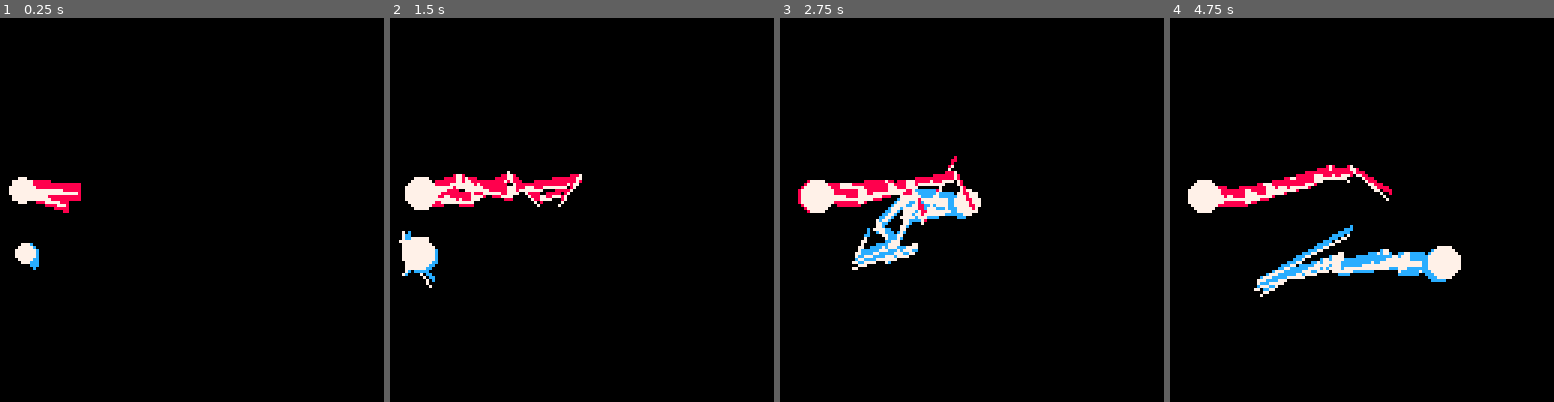
Above: before the commit, frames 1-4 (left to right).
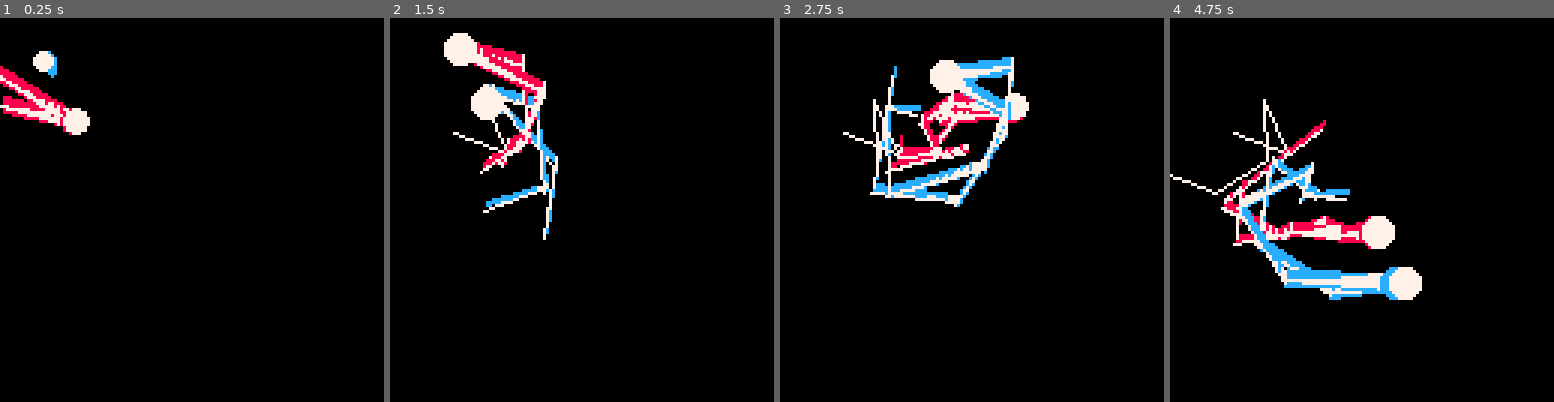
Above: after the commit, the same moments.

Repository: darabos/pico-8-projects
Game: PICO-8 cartridge zappery.p8
Two runs of this game, one before a commit and one after it. Both use one fixed random seed, a clock stepped at 60 frames per second and the inputs below.
Inputs:
- Up to frame 1 (0.25 s): no input
- Up to frame 2 (1.5 s): tap X (X key) at 0.33, 1.07 s
- Up to frame 3 (2.75 s): hold Right 1.6-2.1 s; tap X (X key) at 1.85 s; hold Up 2.15-2.42 s; hold Right from 2.47 s (still down)
- Up to frame 4 (4.75 s): tap X (X key) at 2.97, 4.08 s; release Right at 3.03 s; hold Left 3.08-3.58 s; hold Down 3.63-3.97 s; hold Right 4.02-4.68 s; hold Up from 4.73 s (still down)

The runs differ from the first frame. In frame 1, 3.5% of the frame differs, in the area x 0-24%, y 8-66%; in frame 2, 8.1%; in frame 3, 10%; in frame 4, 11%, in the area x 0-76%, y 21-74%.

Commit message:
Switch balls, create tracks.

Diff:
--- a/zappery.p8
+++ b/zappery.p8
@@ -47,22 +47,57 @@
  return b
 end
 
-b=ball(12,5,10,80)
-b2=ball(8,5,10,60)
+b=ball(12,5,0,0)
+b2=ball(8,5,-20,0)
+cx,cy=0,0
+menu=false
 function _draw()
- t+=1
+ if (cx+28<b.tx) cx+=1
+ if (cx+100>b.tx) cx-=1
+ if (cy+28<b.ty) cy+=1
+ if (cy+100>b.ty) cy-=1
+ camera(cx,cy)
  cls()
  b:draw()
  b2:draw()
- for o in all(b2.ops)do
-  o.x+=1
+ if menu then
+	 for o in all(b.ops)do
+   o.x+=1
+	 end
+	end
+ local lx,ly,la=0,0,0
+ for dt in all(track) do
+  local olx,oly,ola=lx,ly,la
+  la+=rotationspeed*dt-0.5
+  lx+=balldistance*cos(la)
+  ly+=balldistance*sin(la)
+  line(olx,oly,lx,ly)
  end
 end
+creating=true
+rotationspeed=0.02
+balldistance=20
+lastswap=0
+track={}
 function _update60()
+ t+=1
  if(btn(⬅️))b.tx-=1
  if(btn(➡️))b.tx+=1
  if(btn(⬆️))b.ty-=1
  if(btn(⬇️))b.ty+=1
+ if btnp(❎) then
+  b,b2=b2,b
+  if creating then
+   add(track,t-lastswap)
+   lastswap=t
+  end
+ end
+ a=atan2(b2.tx-b.tx,b2.ty-b.ty)
+ a+=rotationspeed
+ b2.tx=b.tx+balldistance*cos(a)
+ b2.ty=b.ty+balldistance*sin(a)
+ b2.x=b2.tx
+ b2.y=b2.ty
 end
 __gfx__
 00000000000000000000000000000000000000000000000000000000000000000000000000000000000000000000000000000000000000000000000000000000
